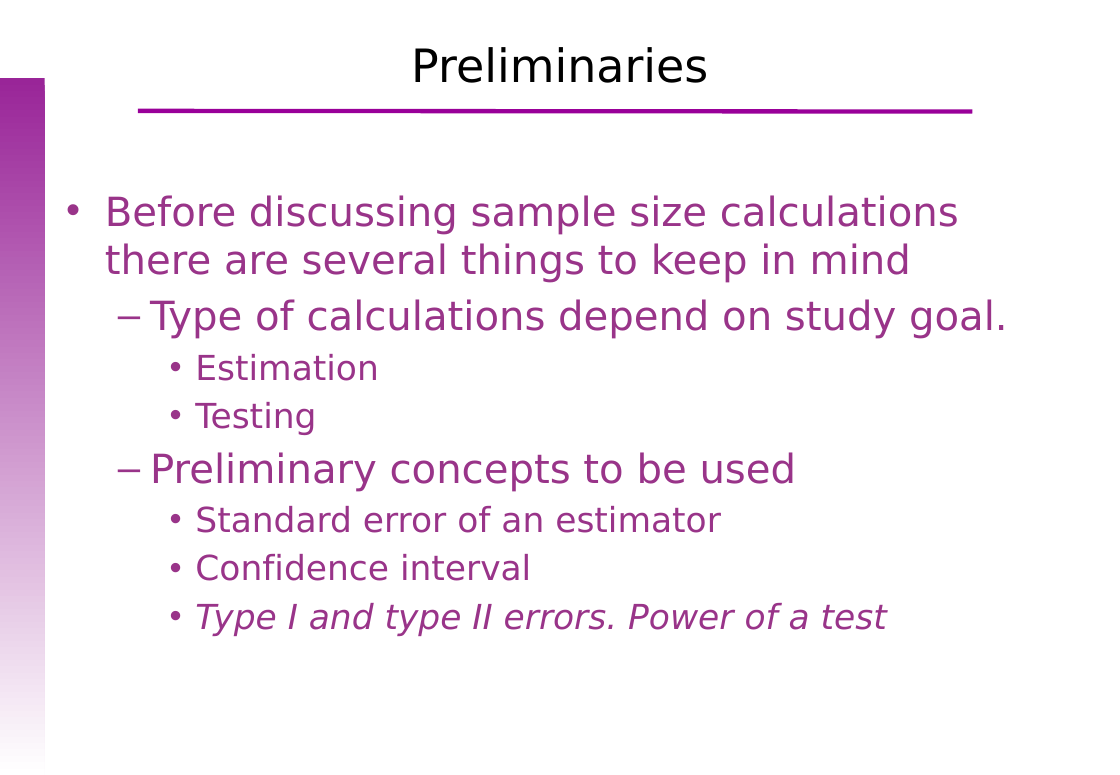
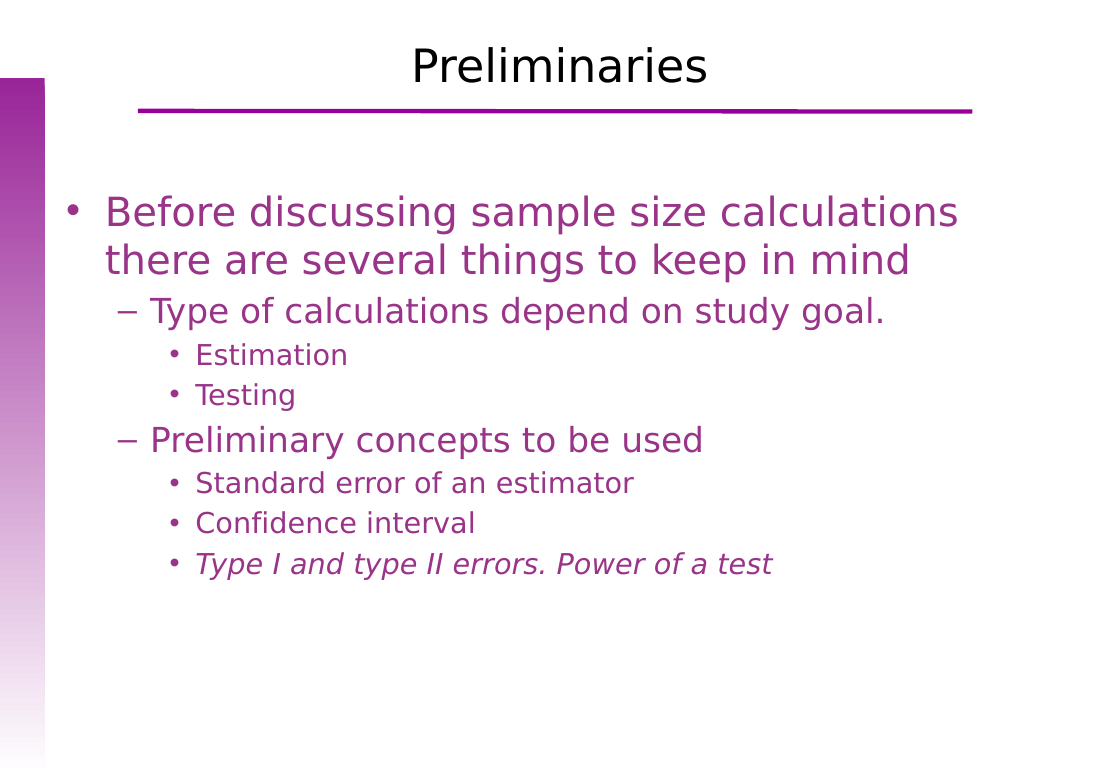
Before and after one commit to uebvhir/Course_Basic_Statistics_2019, a slide deck: slide 4 of Sessio_5/EBB_2018_Session_5_Sample_Size_(1).pptx. Drawn at 1120x775 pixels with LibreOffice and Linux fonts; fonts in the diff are those of the drawing; background and template pictures are left out. Boxes give left, top, right and bottom in pixels: in the first picture for what was removed or moved away, otherwise in the second. Text is boxed around its words. In the diff, an @@ line names an element or a change of style, - is before the commit and + after.

Commit message:
Sample SIze presentation has been updated
Some errors have been corrected and sample size for testing has been introduced (yet to be completed)

```diff
--- a/Sessio_5/EBB_2018_Session_5_Sample_Size_(1).pptx
+++ b/Sessio_5/EBB_2018_Session_5_Sample_Size_(1).pptx
@@ text at box(150, 297, 886, 579): size 28 to 24 pt in "Type of calculations depend on study goal.", "Preliminary concepts to be used"; size 24 to 20 pt in "Estimation", "Testing", "Standard error of an estimator", "Confidence interval" and 1 more places @@
```
Also in this commit, not shown: 7 other slides changed, 3 slides added, 1 other file.
